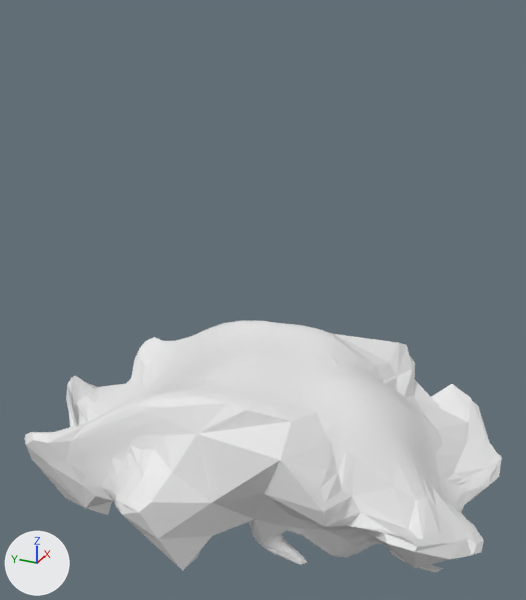
A saved change to the Blender file Art/enemy2 bin.blend.
Rendered twice from a 50 mm lens placed at (-3.55, -1.55, 2.96), pointed at (-0.01, 0.05, 1.18). The lights are fixed; the arrows at lower left show +X, +Y and +Z. Shape keys are drawn at the values saved in each file.
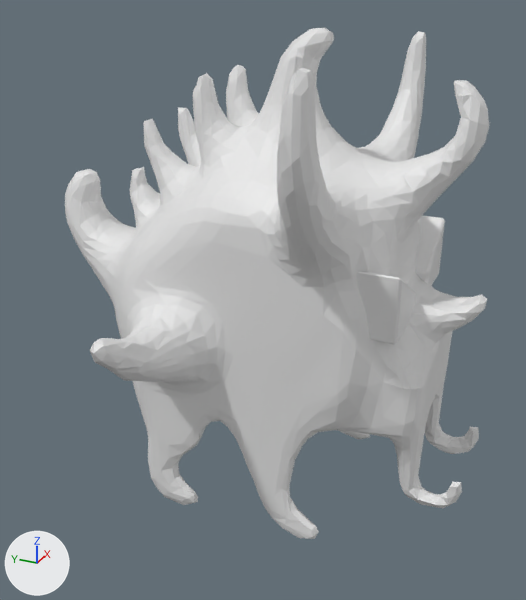
Location of each change, [x1, y1, x2, y2] in pixels of the pictures (526 x 600 px):
'Sphere', reshaped (11% narrower, 103% taller): before [24, 321, 502, 572]; after [65, 28, 490, 539]

The change, as a list of edits to the scene's bpy script:
```text
Change key_0_ded:
    where key_0_ded = bpy.data.objects['Sphere'].data.shape_keys.key_blocks['ded']
    key_0_ded.value: 1.0 -> 0.0
```
